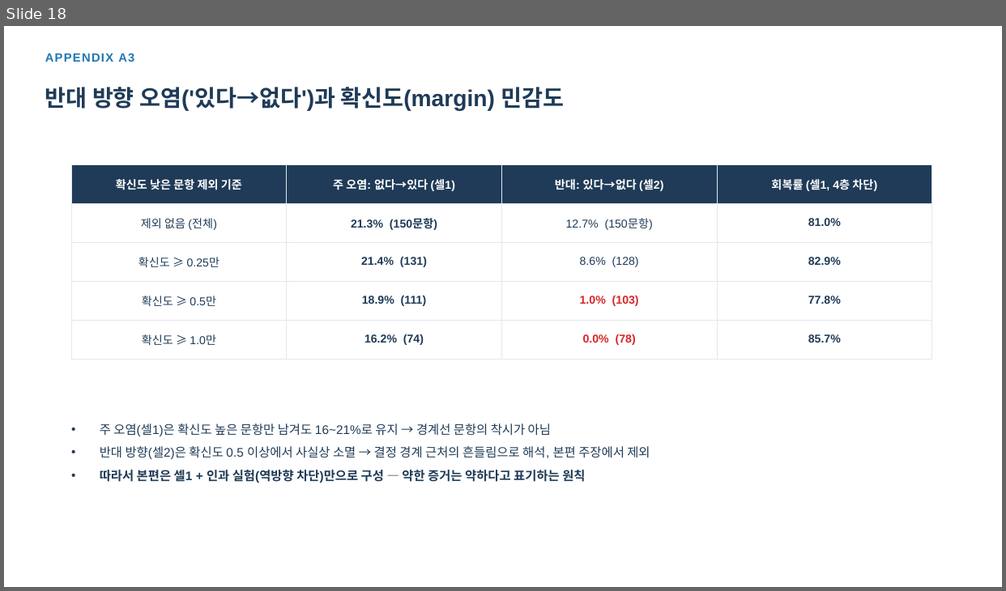
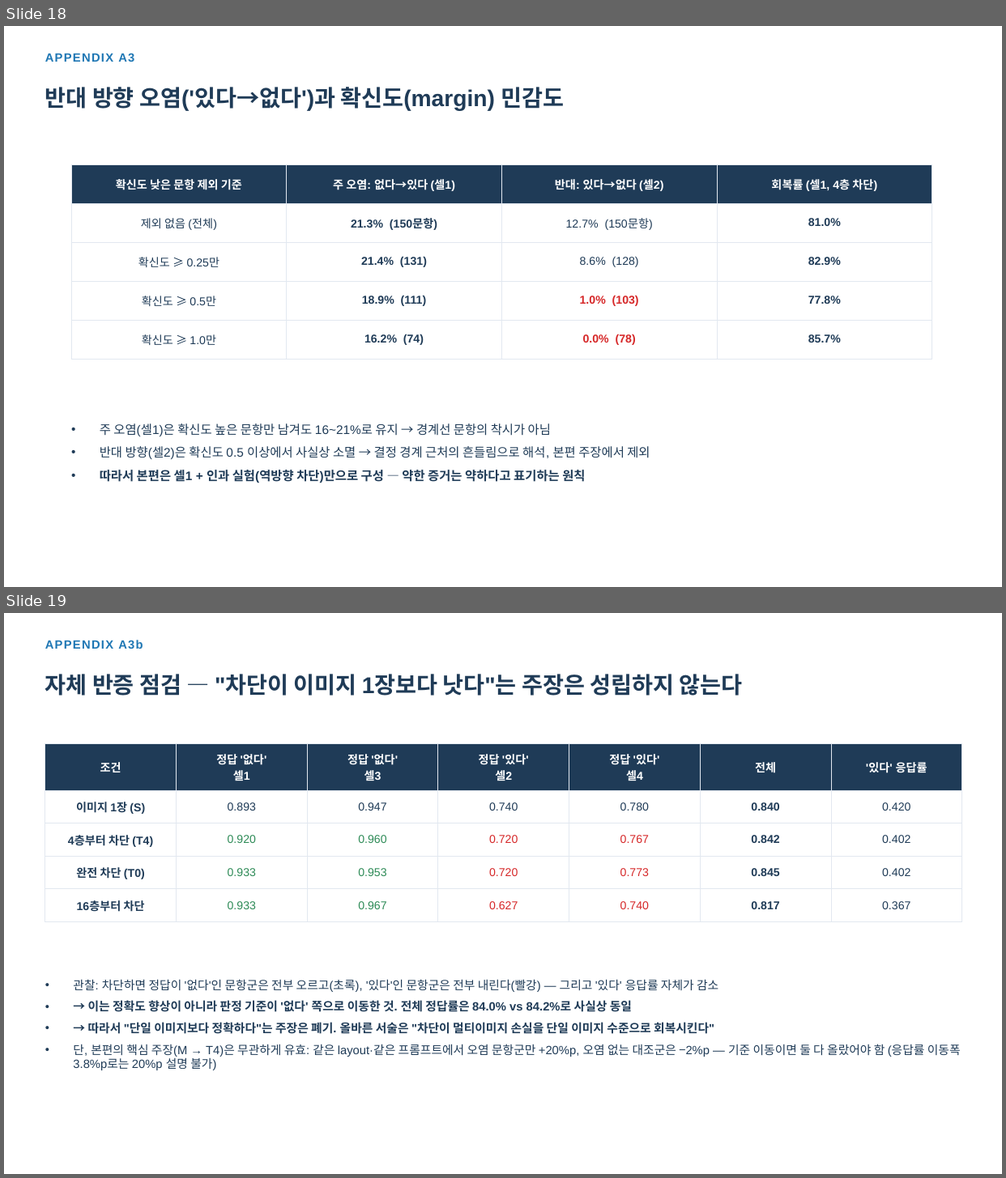
Before and after one commit to hsmai/Source-Depth, a slide deck: meeting/SourceDepth_Phase0_meeting.pptx. Shown one above the other, each under a label of ours: slide 18 before the commit, slides 18 and 19 after it. The pictures are 1006x591 and 1006x1178 pixels, drawn with LibreOffice and Linux fonts; fonts in the diff are those of the drawing. Boxes give left, top, right and bottom in pixels: in the first picture for what was removed or moved away, otherwise in the second. Text is boxed around its words. In the diff, an @@ line names an element or a change of style, - is before the commit and + after.

```diff
--- a/meeting/SourceDepth_Phase0_meeting.pptx
+++ b/meeting/SourceDepth_Phase0_meeting.pptx
@@ slide 19 added at bbox=[4, 613, 1002, 1174], background #FFFFFF @@
@@ text added at bbox=[45, 640, 143, 649], 11.5 pt, text #1F77B4, bold @@
+APPENDIX A3b
@@ text added at bbox=[45, 674, 742, 696], 22 pt, text #1F3B57, bold @@
+자체 반증 점검 — "차단이 이미지 1장보다 낫다"는 주장은 성립하지 않는다
@@ table added at bbox=[45, 744, 962, 915], 5 rows, 7 columns @@
+조건 | 정답 '없다' / 셀1 | 정답 '없다' / 셀3 | 정답 '있다' / 셀2 | 정답 '있다' / 셀4 | 전체 | '있다' 응답률
+이미지 1장 (S) | 0.893 | 0.947 | 0.740 | 0.780 | 0.840 | 0.420
+4층부터 차단 (T4) | 0.920 | 0.960 | 0.720 | 0.767 | 0.842 | 0.402
+완전 차단 (T0) | 0.933 | 0.953 | 0.720 | 0.773 | 0.845 | 0.402
+16층부터 차단 | 0.933 | 0.967 | 0.627 | 0.740 | 0.817 | 0.367
@@ text added at bbox=[73, 979, 961, 1071], 11.5 pt, text #1F3B57 @@
+• 관찰: 차단하면 정답이 '없다'인 문항군은 전부 오르고(초록), '있다'인 문항군은 전부 내린다(빨강) — 그리고 '있다' 응답률 자체가 감소
+• → 이는 정확도 향상이 아니라 판정 기준이 '없다' 쪽으로 이동한 것. 전체 정답률은 84.0% vs 84.2%로 사실상 동일
+• → 따라서 "단일 이미지보다 정확하다"는 주장은 폐기. 올바른 서술은 "차단이 멀티이미지 손실을 단일 이미지 수준으로 회복시킨다"
+• 단, 본편의 핵심 주장(M → T4)은 무관하게 유효: 같은 layout·같은 프롬프트에서 오염 문항군만 +20%p, 오염 없는 대조군은 −2%p — 기준 이동이면 둘 다 올랐어야 함 (응답률 이동폭 3.8%p로는 20%p 설명 불가)
```
Also in this commit, not shown: 2 slides changed, 3 other files.
